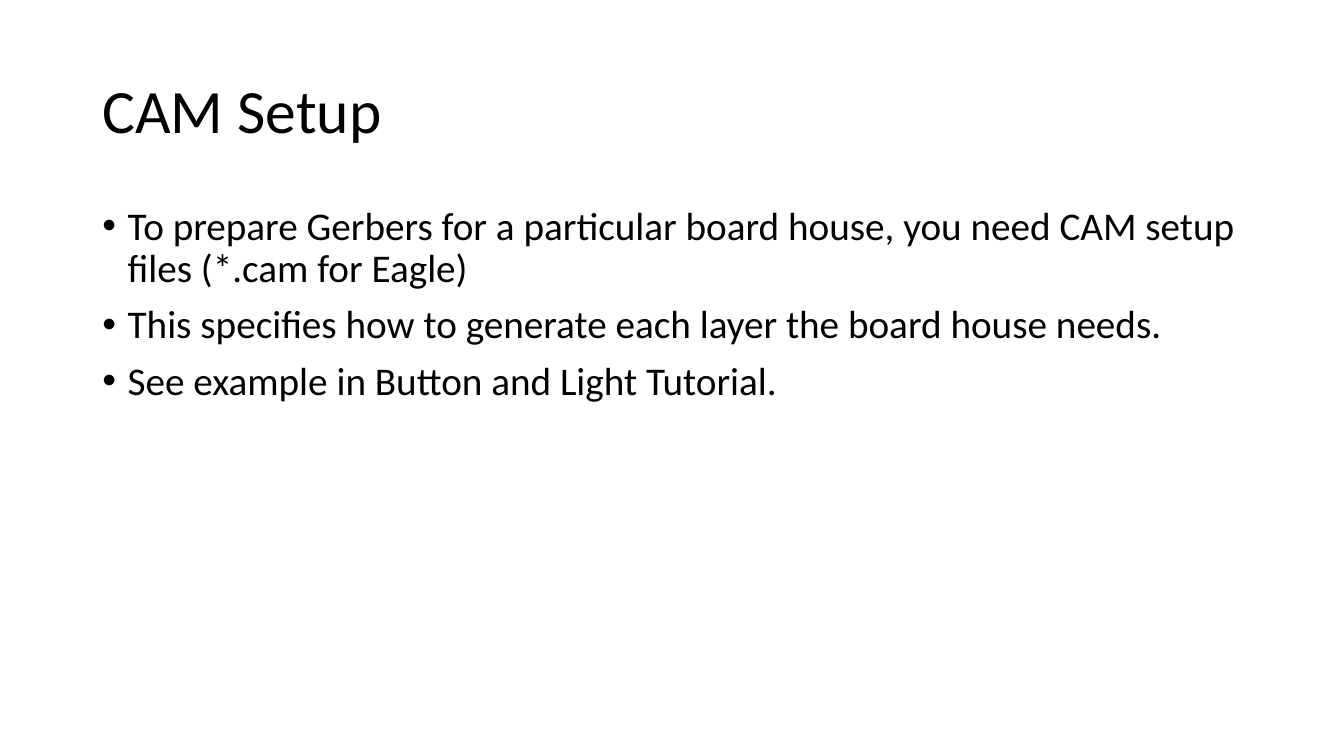
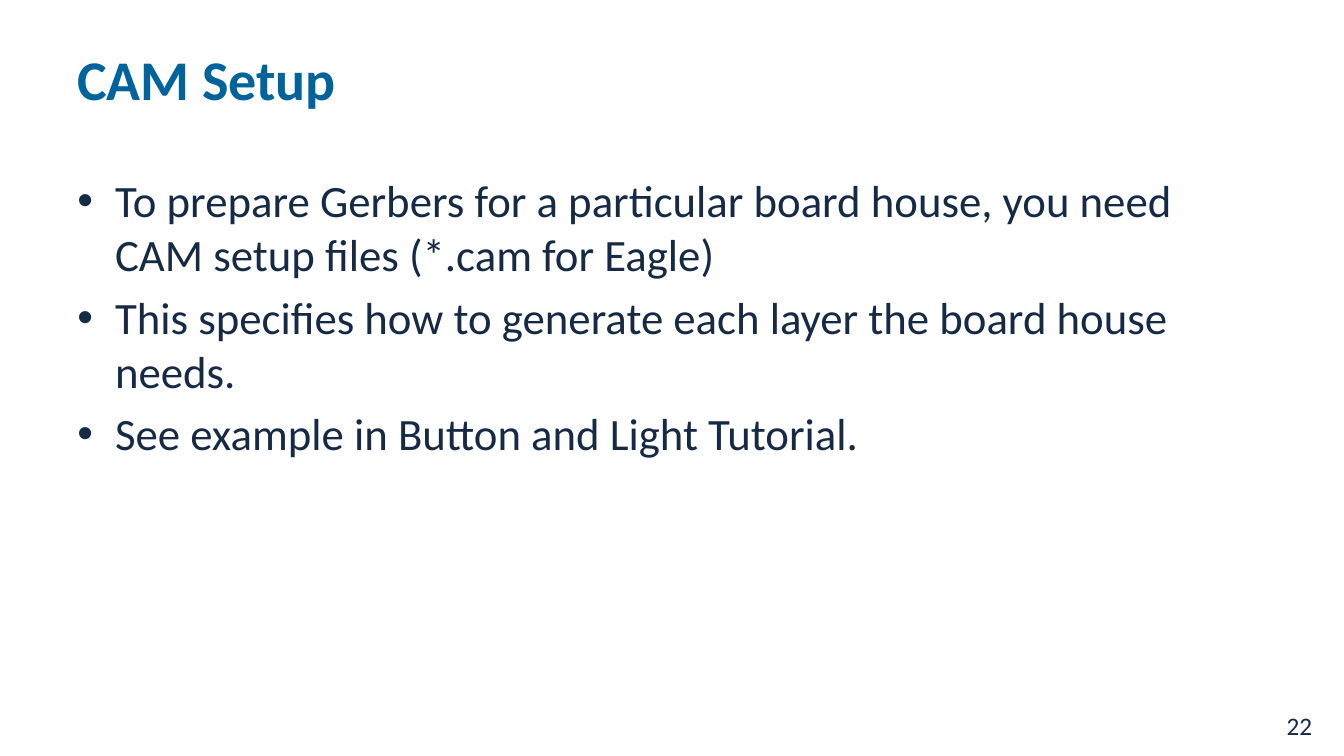
Before and after one commit to NVSL/QuadClass-Resources, a slide deck: slide 22 of labs/Laying-Out-The-Board/Laying-Out-The-Board.pptx. Drawn at 1344x756 pixels with LibreOffice and Linux fonts; fonts in the diff are those of the drawing; background and template pictures are left out. Boxes give left, top, right and bottom in pixels: in the first picture for what was removed or moved away, otherwise in the second. Text is boxed around its words. In the diff, an @@ line names an element or a change of style, - is before the commit and + after.

```diff
--- a/labs/Laying-Out-The-Board/Laying-Out-The-Board.pptx
+++ b/labs/Laying-Out-The-Board/Laying-Out-The-Board.pptx
@@ title "CAM Setup" moved from (x1=102, y1=93, x2=381, y2=143) to (x1=77, y1=63, x2=336, y2=109) @@
@@ title "CAM Setup" at (x1=77, y1=63, x2=336, y2=109): size 44 to 40 pt, text colour #000000 to #01639C, bold on; line spacing 0.9 to 1 @@
@@ text "To prepare Gerbers for a ..." moved from (x1=128, y1=212, x2=1234, y2=402) to (x1=115, y1=186, x2=1172, y2=458) @@
@@ text "To prepare Gerbers for a ..." at (x1=115, y1=186, x2=1172, y2=458): size 28 to 32 pt, text colour #000000 to #162A46; indent changed; line spacing 0.9 to 1; less space between paragraphs @@
@@ page number added at (x1=1287, y1=718, x2=1313, y2=735), 18 pt, text #162A46 @@
+22
```
Also in this commit, not shown: 29 other slides changed, 7 other files.
